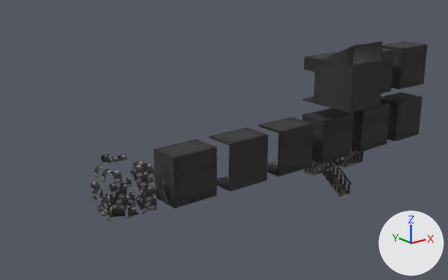
An edit to the Blender file Source/rooms.blend, drawn before and after from the same camera.
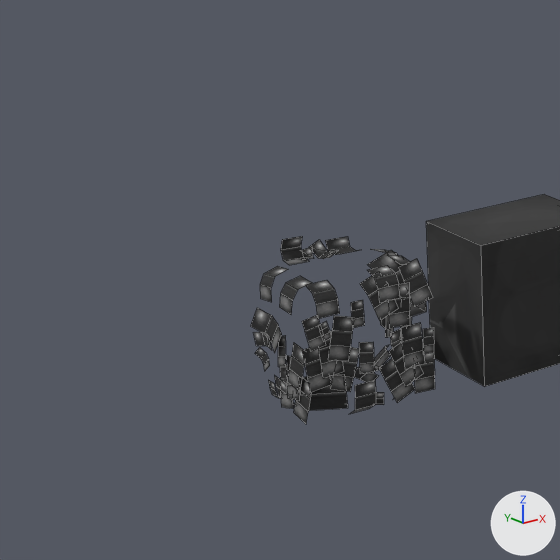
Old and new are each drawn whole from a 50 mm lens placed at (-31.42, -27.82, 18.05), pointed at (-7.77, 1.74, 6.23) and again close up on the part from 0% to 45% of the width and 25% to 97% of the height. The axes (+X, +Y, +Z) are drawn at lower right. The lights are the same throughout. The close-ups show mesh edges as thin lines.

In view in the first close-up: 'CornerRoomRight', 'FlamePlane'.
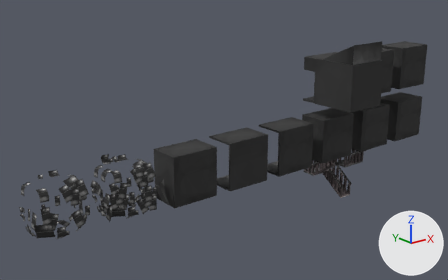
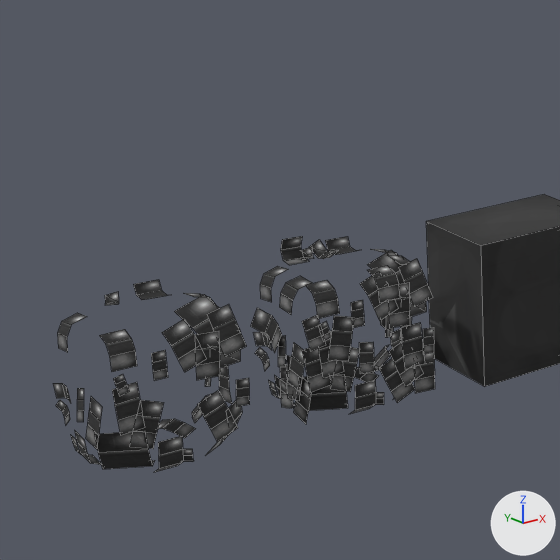
Edits to the bpy script that builds the scene:
```text
Add me_flameplanestage2:
    me_flameplanestage2.from_pydata(...)  # 241 vertices, 93 faces; spans x -1.42..1.66, y 0.09..3.05, z -1.36..0.97
    me_flameplanestage2.polygons.foreach_set('use_smooth', [True] * 93)
    me_flameplanestage2.materials.append(mat_bakemat)  # picture img_roomao_png
Add ob_flameplanestage2:
    ob_flameplanestage2 = bpy.data.objects.new('FlamePlaneStage2', me_flameplanestage2)
    ob_flameplanestage2.location = (-20.0, 0.0, 4.0)
    ob_flameplanestage2.rotation_euler = (1.571, 0.0, 0.0)  # degrees (90, 0, 0)
```

Boxes [x1, y1, x2, y2] around the edits, measured in the close-ups (560 x 560 px):
'FlamePlaneStage2', added: after [53, 279, 250, 472]
